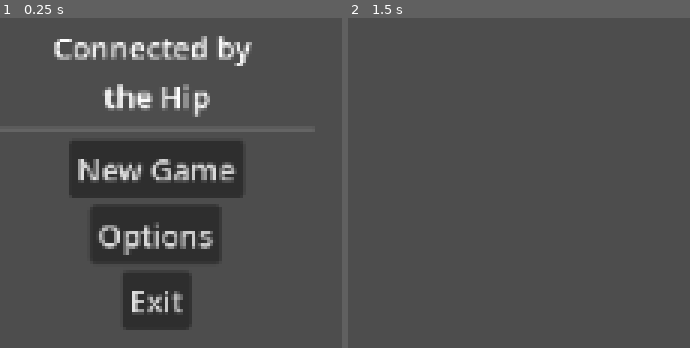
Above: before the commit, frames 1-2 (left to right).
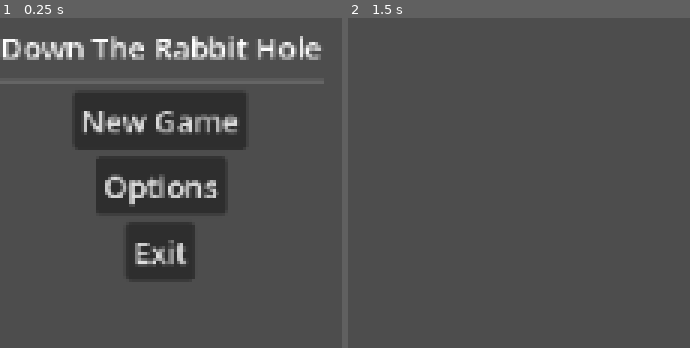
Above: after the commit, the same moments.

Repository: PawnxPawn/DownTheRabbitHole
Game: Godot game, scene res://Core/Main/Main.tscn
Same seed, same stepped clock (60 frames per second), same inputs: the game is played once before the commit and once after it.
Inputs:
- Up to frame 1 (0.25 s): no input
- Up to frame 2 (1.5 s): click "New Game" at 0.5 s; tap Enter at 1.25 s; hold D (Move_Right) from 1.28 s (still down); tap E (Grab) at 1.35 s

The runs differ from the first frame. In frame 1, 22% of the frame differs, in the area x 0-94%, y 5-95%; in frame 2, nothing differs.
Error in both runs: Out of bounds get index '1' (on base: 'Dictionary') (res://Core/Services/SceneLoader.gd:38)

Commit message:
Renamed Files

Diff:
--- a/Core/Base/Entity.gd
+++ b/Core/Base/Entity.gd
@@ -1 +1 @@
-class_name Entity extends RigidBody2D
+class_name Entity extends CharacterBody2D
--- /dev/null
+++ b/Scenes/Entities/Players/Player.tscn
@@ -0,0 +1,37 @@
+[gd_scene format=3 uid="uid://cttr31v204b41"]
+
+[ext_resource type="Script" uid="uid://qusq2tb6b6b0" path="res://Scenes/Entities/Players/Player.gd" id="1_rnj17"]
+[ext_resource type="Script" uid="uid://f8jmr8kubvtq" path="res://Core/Utilities/ComponentHandler.gd" id="2_4xrd3"]
+[ext_resource type="Script" uid="uid://l0vqpkec40fk" path="res://Core/Components/InputComponent/PlayerInput.gd" id="3_tqe6c"]
+[ext_resource type="Script" uid="uid://c7ty7fal5h25k" path="res://Core/Components/GravityComponent.gd" id="4_8ildv"]
+[ext_resource type="Script" uid="uid://bbes4yv7s8fo6" path="res://Core/Components/MoveComponent.gd" id="5_oet8y"]
+[ext_resource type="Script" uid="uid://c2yuguogg3wvo" path="res://Core/FSM/StateMachine.gd" id="6_ynm40"]
+[ext_resource type="Script" uid="uid://dlg3g6fyga4wa" path="res://Scenes/Entities/Players/States/PlayerIdle.gd" id="7_cbjid"]
+[ext_resource type="Script" uid="uid://bge753gyqgnot" path="res://Scenes/Entities/Players/States/PlayerMove.gd" id="8_sod1g"]
+
+[sub_resource type="CapsuleShape2D" id="CapsuleShape2D_6c33f"]
+radius = 7.0
+height = 32.0
+
+[node name="Player" type="CharacterBody2D" unique_id=877999862]
+collision_layer = 2
+collision_mask = 3
+script = ExtResource("1_rnj17")
+
+[node name="CollisionShape2D" type="CollisionShape2D" parent="." unique_id=1761057293]
+position = Vector2(-1, 0)
+shape = SubResource("CapsuleShape2D_6c33f")
+
+[node name="ComponentHandler" type="Node" parent="." unique_id=984005704]
+unique_name_in_owner = true
+script = ExtResource("2_4xrd3")
+default_components = Array[Script]([ExtResource("3_tqe6c"), ExtResource("4_8ildv"), ExtResource("5_oet8y")])
+metadata/_custom_type_script = "uid://f8jmr8kubvtq"
+
+[node name="StateMachine" type="Node" parent="." unique_id=1781170429]
+unique_name_in_owner = true
+script = ExtResource("6_ynm40")
+state_scripts = Array[GDScript]([ExtResource("7_cbjid"), ExtResource("8_sod1g")])
+metadata/_custom_type_script = "uid://c2yuguogg3wvo"
+
+[node name="Camera2D" type="Camera2D" parent="." unique_id=476638083]
--- a/Scenes/Entities/Players/PlayerA.tscn
+++ /dev/null
@@ -1,40 +0,0 @@
-[gd_scene format=3 uid="uid://cttr31v204b41"]
-
-[ext_resource type="Script" uid="uid://qusq2tb6b6b0" path="res://Scenes/Entities/Players/PlayerA.gd" id="1_t5ehj"]
-[ext_resource type="Script" uid="uid://f8jmr8kubvtq" path="res://Core/Utilities/ComponentHandler.gd" id="3_7ovtj"]
-[ext_resource type="Script" uid="uid://l0vqpkec40fk" path="res://Core/Components/InputComponent/PlayerInput.gd" id="4_6c33f"]
-[ext_resource type="Script" uid="uid://c2yuguogg3wvo" path="res://Core/FSM/StateMachine.gd" id="4_t5ehj"]
-[ext_resource type="Script" uid="uid://c7ty7fal5h25k" path="res://Core/Components/GravityComponent.gd" id="5_54fsa"]
-[ext_resource type="Script" uid="uid://dlg3g6fyga4wa" path="res://Scenes/Entities/Players/States/PlayerIdle.gd" id="5_t5ehj"]
-[ext_resource type="Script" uid="uid://bge753gyqgnot" path="res://Scenes/Entities/Players/States/PlayerMove.gd" id="6_tp3th"]
-[ext_resource type="Script" uid="uid://bbes4yv7s8fo6" path="res://Core/Components/MoveComponent.gd" id="6_vr66c"]
-
-[sub_resource type="CapsuleShape2D" id="CapsuleShape2D_6c33f"]
-radius = 7.0
-height = 32.0
-
-[node name="PlayerA" type="RigidBody2D" unique_id=725676861]
-collision_layer = 2
-collision_mask = 3
-gravity_scale = 0.0
-can_sleep = false
-lock_rotation = true
-script = ExtResource("1_t5ehj")
-
-[node name="CollisionShape2D" type="CollisionShape2D" parent="." unique_id=1761057293]
-position = Vector2(-1, 0)
-shape = SubResource("CapsuleShape2D_6c33f")
-
-[node name="ComponentHandler" type="Node" parent="." unique_id=984005704]
-unique_name_in_owner = true
-script = ExtResource("3_7ovtj")
-default_components = Array[Script]([ExtResource("4_6c33f"), ExtResource("5_54fsa"), ExtResource("6_vr66c")])
-metadata/_custom_type_script = "uid://f8jmr8kubvtq"
-
-[node name="StateMachine" type="Node" parent="." unique_id=1781170429]
-unique_name_in_owner = true
-script = ExtResource("4_t5ehj")
-state_scripts = Array[GDScript]([ExtResource("5_t5ehj"), ExtResource("6_tp3th")])
-metadata/_custom_type_script = "uid://c2yuguogg3wvo"
-
-[node name="Camera2D" type="Camera2D" parent="." unique_id=476638083]
--- a/Scenes/MainMenu/MainMenu.tscn
+++ b/Scenes/MainMenu/MainMenu.tscn
@@ -25,8 +25,7 @@
 
 [node name="Label" type="Label" parent="Title" unique_id=1969517463]
 layout_mode = 2
-text = "Connected by
-the Hip"
+text = "Down The Rabbit Hole"
 horizontal_alignment = 1
 
 [node name="HSeparator" type="HSeparator" parent="Title" unique_id=175145172]
Renamed: Scenes/Entities/Players/PlayerA.gd -> Scenes/Entities/Players/Player.gd
Renamed: Scenes/Entities/Players/PlayerA.gd.uid -> Scenes/Entities/Players/Player.gd.uid
